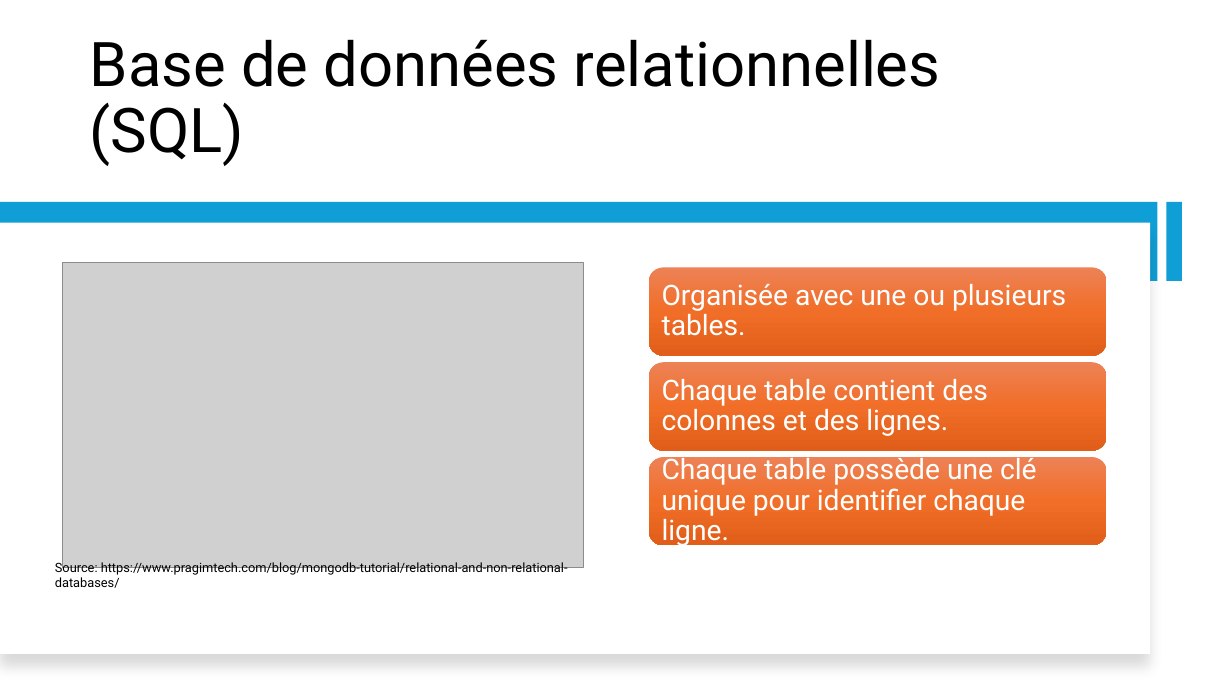
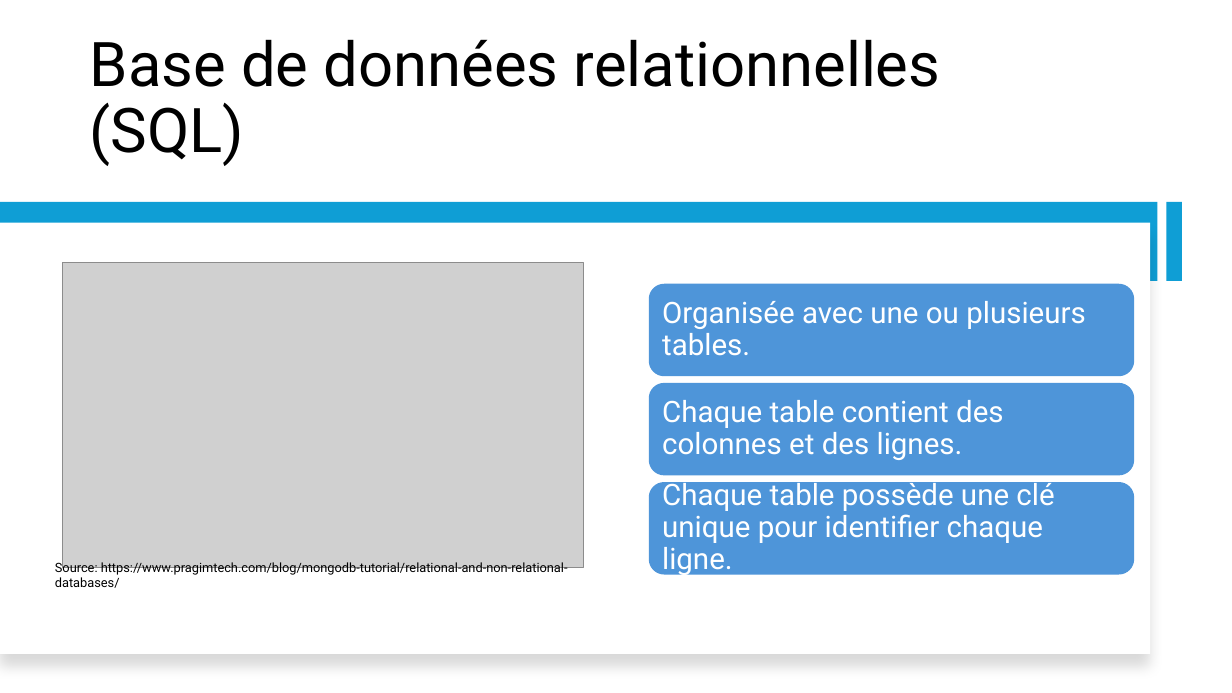
Before and after one commit to LeCoinStat/LeCoinStat, a slide deck: slide 10 of Bien_Debuter_SQL/Jour1/Bases_SQL_Guide_Pour_Bien_Démarrer.pptx. Drawn at 1232x693 pixels with LibreOffice and Linux fonts; fonts in the diff are those of the drawing; grey boxes stand for pictures. Boxes give left, top, right and bottom in pixels: in the first picture for what was removed or moved away, otherwise in the second. Text is boxed around its words. In the diff, an @@ line names an element or a change of style, - is before the commit and + after.

```diff
--- a/Bien_Debuter_SQL/Jour1/Bases_SQL_Guide_Pour_Bien_Démarrer.pptx
+++ b/Bien_Debuter_SQL/Jour1/Bases_SQL_Guide_Pour_Bien_Démarrer.pptx
@@ freeform shape added at (x1=649, y1=284, x2=1134, y2=376), fill #4E95D9, 23 pt, text #FFFFFF @@
+Organisée avec une ou plusieurs tables.
@@ freeform shape added at (x1=649, y1=383, x2=1134, y2=475), fill #4E95D9, 23 pt, text #FFFFFF @@
+Chaque table contient des colonnes et des lignes.
@@ group removed at (x1=649, y1=267, x2=1107, y2=547): 3 rounded rectangles, 3 texts @@
-Organisée avec une ou plusieurs tables.
-Chaque table contient des colonnes et des lignes.
-Chaque table possède une clé unique pour identifier chaque ligne.
@@ freeform shape added at (x1=649, y1=482, x2=1134, y2=575), fill #4E95D9, 23 pt, text #FFFFFF @@
+Chaque table possède une clé unique pour identifier chaque ligne.
```
Also in this commit, not shown: 11 other slides changed, 7 slides added, 1 slide removed, 1 other file.
